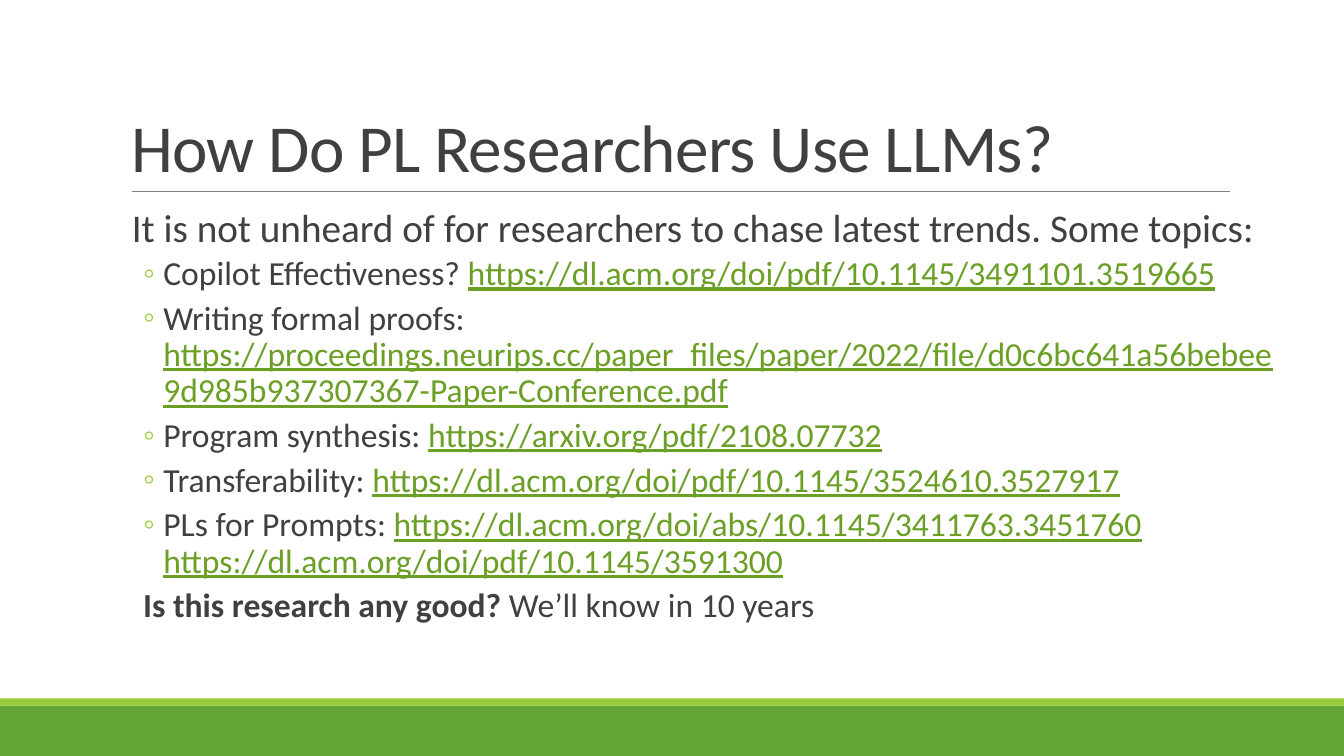
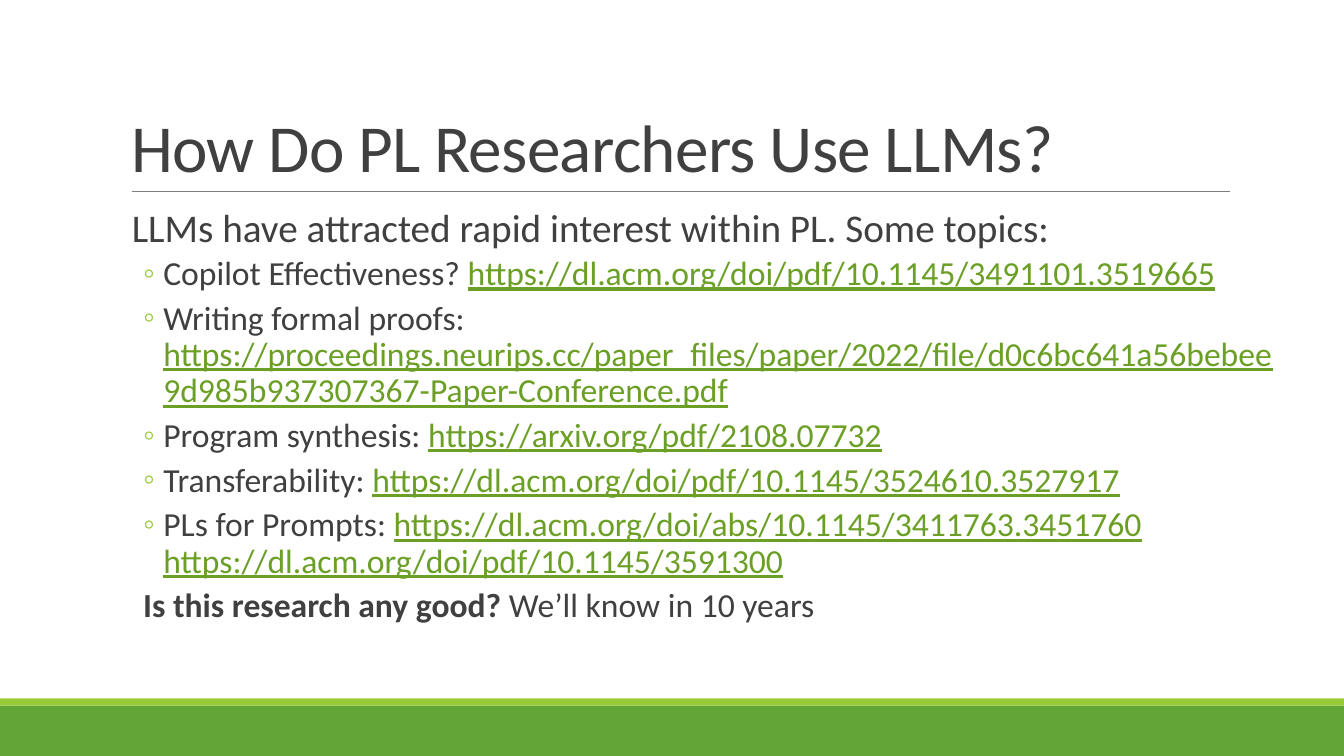
Before and after one commit to rbohrer/pl-course, a slide deck: slide 20 of LectureSlides/11NaturalLanguage.pptx. Drawn at 1344x756 pixels with LibreOffice and Linux fonts; fonts in the diff are those of the drawing. Boxes give left, top, right and bottom in pixels: in the first picture for what was removed or moved away, otherwise in the second. Text is boxed around its words. In the diff, an @@ line names an element or a change of style, - is before the commit and + after.

```diff
--- a/LectureSlides/11NaturalLanguage.pptx
+++ b/LectureSlides/11NaturalLanguage.pptx
@@ text at (132, 214, 1049, 249): text changed @@
-  It is not unheard of for researchers to chase latest trends. Some topics:
+  LLMs have attracted rapid interest within PL. Some topics:
```
Also in this commit, not shown: 2 other files.
